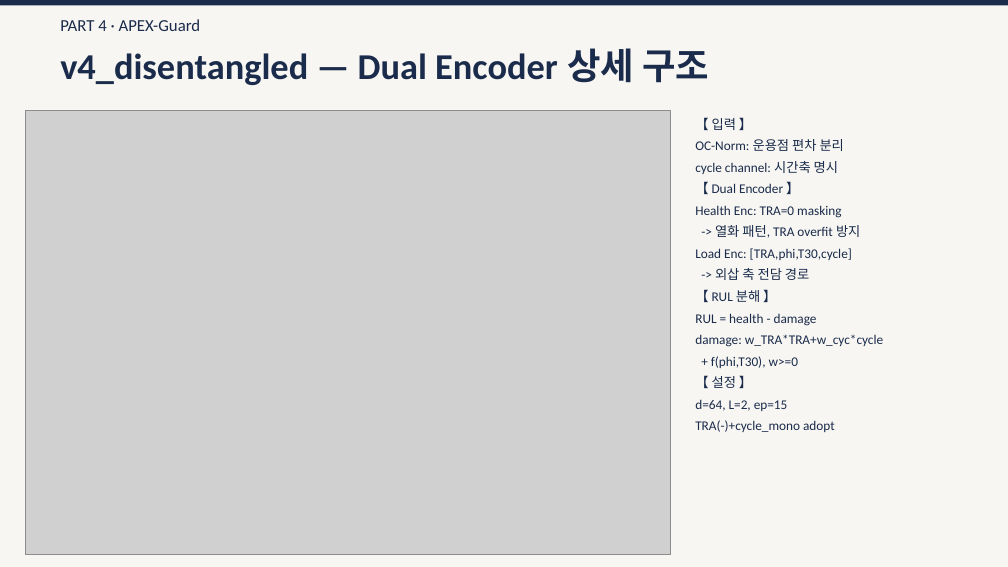
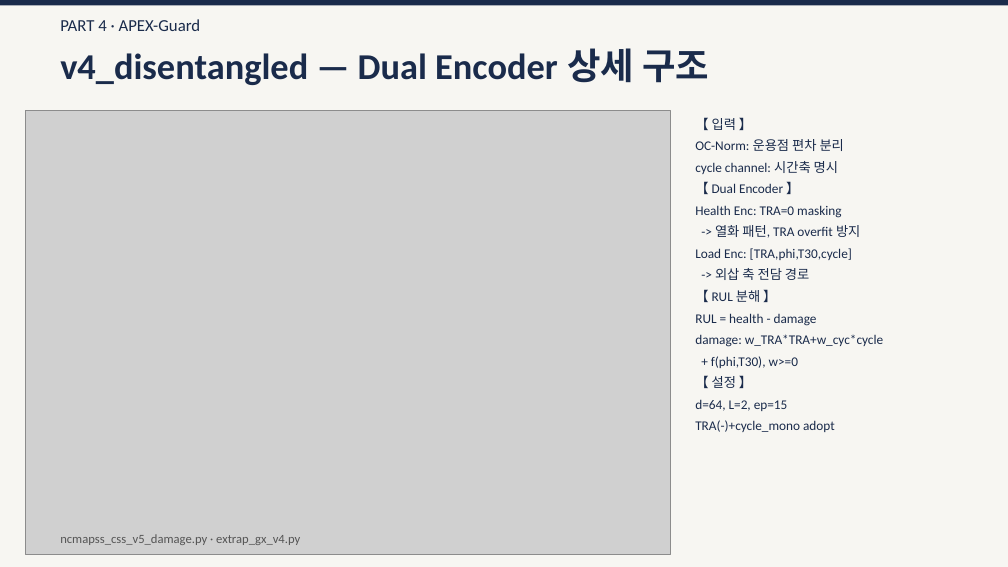
Before and after one commit to amumujs-create/literec_study, a slide deck: slide 30 of extrapolation-papers/외삽_50분_발표자료.pptx. Drawn at 1008x567 pixels with LibreOffice and Linux fonts; fonts in the diff are those of the drawing; grey boxes stand for pictures. Boxes give left, top, right and bottom in pixels: in the first picture for what was removed or moved away, otherwise in the second. Text is boxed around its words. In the diff, an @@ line names an element or a change of style, - is before the commit and + after.

```diff
--- a/extrapolation-papers/외삽_50분_발표자료.pptx
+++ b/extrapolation-papers/외삽_50분_발표자료.pptx
@@ text added at <box>60,534,300,545</box>, 9 pt, text #555555 @@
+ncmapss_css_v5_damage.py · extrap_gx_v4.py
```
Also in this commit, not shown: 11 other slides changed, 2 slides added, 1 slide removed, 1 other file.
